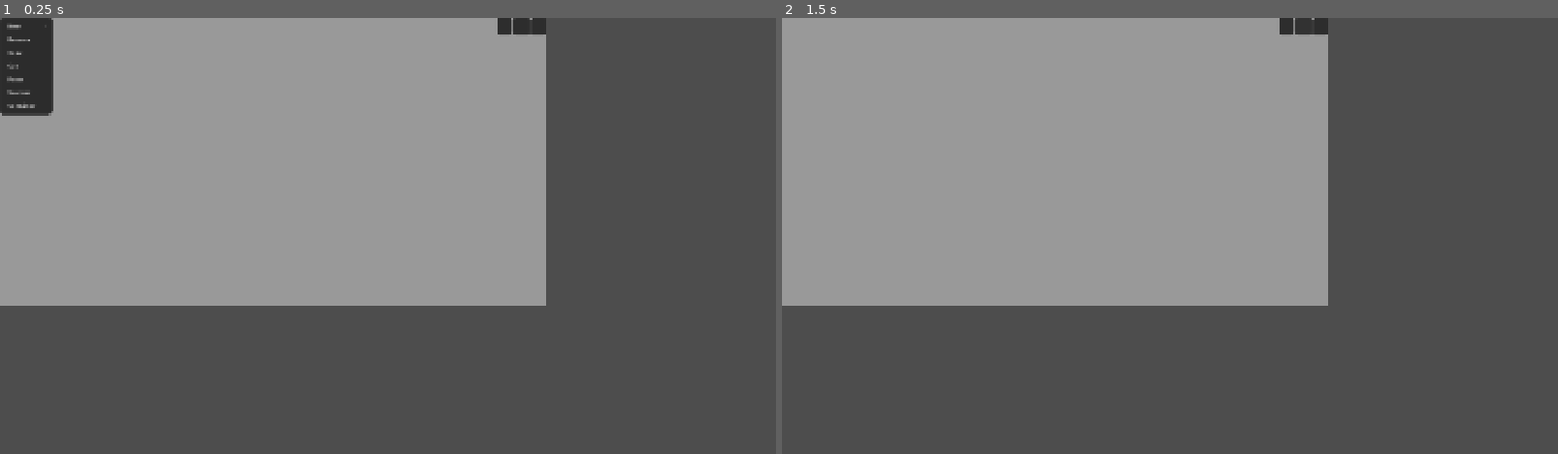
Above: before the commit, frames 1-2 (left to right).
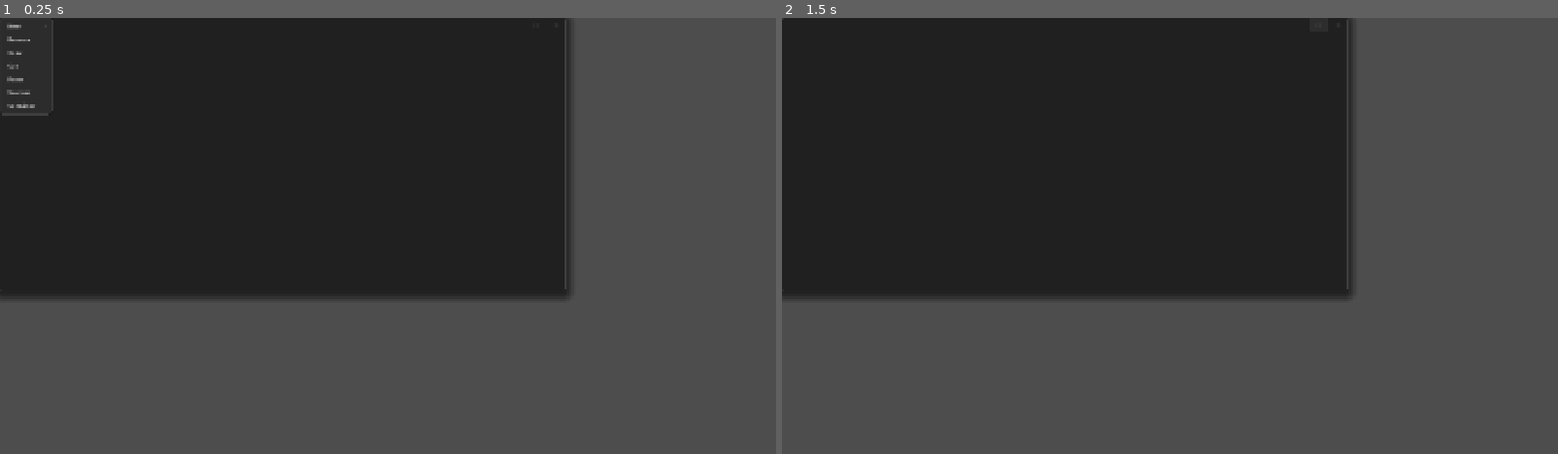
Above: after the commit, the same moments.

Repository: vividskiess/COS30031
Game: Godot game, scene res://Objects/Window.tscn
Same seed, same stepped clock (60 frames per second), same inputs: the game is played once before the commit and once after it. This scene is started directly instead of the project's main scene.
Inputs (mouse positions are in pixels of both pictures, inside the frame that each line leads up to; where the layout moved, square brackets give the same spot in the first picture):
- Up to frame 1 (0.25 s): no input
- Up to frame 2 (1.5 s): click (1294, 26) [1286, 26] at 0.5 s; click (1317, 26) [1301, 26] at 1.25 s

The runs differ from the first frame. In frame 1, 47% of the frame differs, in the area x 0-74%, y 0-66%; in frame 2, 48%.

Commit message:
Add Windows 11 window frame, caption buttons and icons

Diff:
--- a/Objects/Desktop_Manger.tscn
+++ b/Objects/Desktop_Manger.tscn
@@ -4,6 +4,7 @@
 [ext_resource type="Script" uid="uid://qyt5ctwjqe6u" path="res://Script/Window.gd" id="2_vosj3"]
 [ext_resource type="PackedScene" uid="uid://42lqgwhgm883" path="res://Objects/Desktop_Icon.tscn" id="3_ds4ad"]
 [ext_resource type="PackedScene" uid="uid://b6a2wm3d51h2f" path="res://Objects/Folder_content.tscn" id="4_ukg44"]
+[ext_resource type="Texture2D" uid="uid://d2itjyya3bvco" path="res://UI/Assets/Icons/start.svg" id="5_start"]
 
 [sub_resource type="StyleBoxFlat" id="StyleBoxFlat_xrivr"]
 
@@ -65,7 +66,9 @@
 layout_mode = 2
 offset_transform_enabled = true
 offset_transform_position = Vector2(50, 0)
-text = "Start"
+theme_type_variation = &"StartButton"
+icon = ExtResource("5_start")
+icon_alignment = 1
 
 [node name="Time" type="Panel" parent="Taskbar/Panel/TaskbarGrid" unique_id=1971144544]
 custom_minimum_size = Vector2(124, 64)
--- a/Objects/Folder_content.tscn
+++ b/Objects/Folder_content.tscn
@@ -2,6 +2,8 @@
 
 [ext_resource type="Script" uid="uid://2uckp6ik2hs8" path="res://Script/Folder_content.gd" id="1_5ksw5"]
 [ext_resource type="PackedScene" uid="uid://42lqgwhgm883" path="res://Objects/Desktop_Icon.tscn" id="2_s05o6"]
+[ext_resource type="Texture2D" uid="uid://7m881xdjgx2s" path="res://UI/Assets/Icons/back.svg" id="3_back"]
+[ext_resource type="Texture2D" uid="uid://cf7wo2ccsrowq" path="res://UI/Assets/Icons/forward.svg" id="4_fwd"]
 
 [node name="Folder_Content" type="Control" unique_id=335897603]
 layout_mode = 3
@@ -32,9 +34,15 @@
 layout_mode = 0
 offset_right = 40.0
 offset_bottom = 35.0
+theme_type_variation = &"TaskbarButton"
+icon = ExtResource("3_back")
+icon_alignment = 1
 
 [node name="Forward" type="Button" parent="." unique_id=576998076]
 layout_mode = 0
 offset_left = 53.0
 offset_right = 93.0
 offset_bottom = 35.0
+theme_type_variation = &"TaskbarButton"
+icon = ExtResource("4_fwd")
+icon_alignment = 1
--- a/Objects/Window.tscn
+++ b/Objects/Window.tscn
@@ -1,8 +1,9 @@
 [gd_scene format=3 uid="uid://bpi1b8h274k1n"]
 
 [ext_resource type="Script" uid="uid://qyt5ctwjqe6u" path="res://Script/Window.gd" id="1_mw4t3"]
-
-[sub_resource type="StyleBoxFlat" id="StyleBoxFlat_xrivr"]
+[ext_resource type="Texture2D" uid="uid://bnttk5jjmw5ei" path="res://UI/Assets/Icons/minimize.svg" id="2_min"]
+[ext_resource type="Texture2D" uid="uid://bgf0q8ljvwqj" path="res://UI/Assets/Icons/maximize.svg" id="3_max"]
+[ext_resource type="Texture2D" uid="uid://cruqjoyn1qwje" path="res://UI/Assets/Icons/close.svg" id="4_close"]
 
 [node name="Window" type="PanelContainer" unique_id=1218465060]
 custom_minimum_size = Vector2(400, 250)
@@ -12,10 +13,9 @@
 anchor_bottom = 0.14986025
 offset_right = 873.0
 offset_bottom = 516.0
-scale = Vector2(0.9657284, 1.0520145)
 size_flags_horizontal = 0
 size_flags_vertical = 4
-theme_override_styles/panel = SubResource("StyleBoxFlat_xrivr")
+theme_type_variation = &"WindowFrame"
 script = ExtResource("1_mw4t3")
 metadata/_edit_use_anchors_ = true
 
@@ -31,31 +31,40 @@
 [node name="Label" type="Label" parent="VBoxContainer/Title" unique_id=321968210]
 layout_mode = 2
 size_flags_horizontal = 3
-theme_override_font_sizes/font_size = 35
+theme_type_variation = &"WindowTitleLabel"
 
 [node name="Minimize" type="Button" parent="VBoxContainer/Title" unique_id=1186658531]
-custom_minimum_size = Vector2(40, 40)
+custom_minimum_size = Vector2(46, 32)
 layout_mode = 2
 size_flags_horizontal = 8
 size_flags_vertical = 0
 size_flags_stretch_ratio = 0.0
 offset_transform_position = Vector2(800, 0)
+theme_type_variation = &"CaptionButton"
+icon = ExtResource("2_min")
+icon_alignment = 1
 
 [node name="Resize" type="Button" parent="VBoxContainer/Title" unique_id=415544912]
-custom_minimum_size = Vector2(40, 40)
+custom_minimum_size = Vector2(46, 32)
 layout_mode = 2
 size_flags_horizontal = 8
 size_flags_vertical = 0
 size_flags_stretch_ratio = 0.0
 offset_transform_position = Vector2(800, 0)
+theme_type_variation = &"CaptionButton"
+icon = ExtResource("3_max")
+icon_alignment = 1
 
 [node name="Close" type="Button" parent="VBoxContainer/Title" unique_id=1852842317]
-custom_minimum_size = Vector2(40, 40)
+custom_minimum_size = Vector2(46, 32)
 layout_mode = 2
 size_flags_horizontal = 8
 size_flags_vertical = 0
 size_flags_stretch_ratio = 0.0
 offset_transform_position = Vector2(800, 0)
+theme_type_variation = &"CloseButton"
+icon = ExtResource("4_close")
+icon_alignment = 1
 
 [node name="MarginContainer" type="MarginContainer" parent="VBoxContainer" unique_id=116529276]
 layout_mode = 2
--- /dev/null
+++ b/UI/Assets/Icons/back.svg
@@ -0,0 +1,3 @@
+<svg width="20" height="20" viewBox="0 0 20 20" fill="none" xmlns="http://www.w3.org/2000/svg">
+<path d="M9.15898 16.8666C9.36292 17.0528 9.67918 17.0384 9.86536 16.8345C10.0515 16.6305 10.0371 16.3143 9.8332 16.1281L3.66535 10.4974H17.4961C17.7722 10.4974 17.9961 10.2735 17.9961 9.99736C17.9961 9.72122 17.7722 9.49736 17.4961 9.49736H3.66824L9.8332 3.86927C10.0371 3.68309 10.0515 3.36684 9.86536 3.16289C9.67918 2.95895 9.36292 2.94456 9.15898 3.13074L2.24263 9.44478C2.10268 9.57254 2.02285 9.74008 2.00314 9.91323C1.99851 9.94058 1.99609 9.96869 1.99609 9.99736C1.99609 10.0242 1.99821 10.0506 2.00229 10.0763C2.02047 10.2522 2.10058 10.4229 2.24263 10.5526L9.15898 16.8666Z" fill="#FFFFFF"/>
+</svg>
--- /dev/null
+++ b/UI/Assets/Icons/close.svg
@@ -0,0 +1,3 @@
+<svg width="20" height="20" viewBox="0 0 20 20" fill="none" xmlns="http://www.w3.org/2000/svg">
+<path d="M4.08859 4.21569L4.14645 4.14645C4.32001 3.97288 4.58944 3.9536 4.78431 4.08859L4.85355 4.14645L10 9.293L15.1464 4.14645C15.32 3.97288 15.5894 3.9536 15.7843 4.08859L15.8536 4.14645C16.0271 4.32001 16.0464 4.58944 15.9114 4.78431L15.8536 4.85355L10.707 10L15.8536 15.1464C16.0271 15.32 16.0464 15.5894 15.9114 15.7843L15.8536 15.8536C15.68 16.0271 15.4106 16.0464 15.2157 15.9114L15.1464 15.8536L10 10.707L4.85355 15.8536C4.67999 16.0271 4.41056 16.0464 4.21569 15.9114L4.14645 15.8536C3.97288 15.68 3.9536 15.4106 4.08859 15.2157L4.14645 15.1464L9.293 10L4.14645 4.85355C3.97288 4.67999 3.9536 4.41056 4.08859 4.21569L4.14645 4.14645L4.08859 4.21569Z" fill="#FFFFFF"/>
+</svg>
--- /dev/null
+++ b/UI/Assets/Icons/forward.svg
@@ -0,0 +1,3 @@
+<svg width="20" height="20" viewBox="0 0 20 20" fill="none" xmlns="http://www.w3.org/2000/svg">
+<path d="M10.8371 3.13074C10.6332 2.94456 10.3169 2.95895 10.1307 3.16289C9.94456 3.36683 9.95895 3.68309 10.1629 3.86927L16.3307 9.5H2.5C2.22386 9.5 2 9.72386 2 10C2 10.2761 2.22386 10.5 2.5 10.5H16.3279L10.1629 16.1281C9.95895 16.3143 9.94456 16.6305 10.1307 16.8345C10.3169 17.0384 10.6332 17.0528 10.8371 16.8666L17.7535 10.5526C17.8934 10.4248 17.9732 10.2573 17.993 10.0841C17.9976 10.0568 18 10.0287 18 10C18 9.97313 17.9979 9.94675 17.9938 9.92103C17.9756 9.74512 17.8955 9.57446 17.7535 9.44478L10.8371 3.13074Z" fill="#FFFFFF"/>
+</svg>
--- /dev/null
+++ b/UI/Assets/Icons/maximize.svg
@@ -0,0 +1,3 @@
+<svg width="20" height="20" viewBox="0 0 20 20" fill="none" xmlns="http://www.w3.org/2000/svg">
+<path d="M3 5C3 3.89543 3.89543 3 5 3H15C16.1046 3 17 3.89543 17 5V15C17 16.1046 16.1046 17 15 17H5C3.89543 17 3 16.1046 3 15V5ZM5 4C4.44772 4 4 4.44772 4 5V15C4 15.5523 4.44772 16 5 16H15C15.5523 16 16 15.5523 16 15V5C16 4.44772 15.5523 4 15 4H5Z" fill="#FFFFFF"/>
+</svg>
--- /dev/null
+++ b/UI/Assets/Icons/minimize.svg
@@ -0,0 +1,3 @@
+<svg width="20" height="20" viewBox="0 0 20 20" fill="none" xmlns="http://www.w3.org/2000/svg">
+<path d="M3 10C3 9.72386 3.22386 9.5 3.5 9.5H16.5C16.7761 9.5 17 9.72386 17 10C17 10.2761 16.7761 10.5 16.5 10.5H3.5C3.22386 10.5 3 10.2761 3 10Z" fill="#FFFFFF"/>
+</svg>
--- /dev/null
+++ b/UI/Assets/Icons/start.svg
@@ -0,0 +1,3 @@
+<svg width="20" height="20" viewBox="0 0 20 20" fill="none" xmlns="http://www.w3.org/2000/svg">
+<path d="M7.5 11C8.32843 11 9 11.6716 9 12.5V16.5C9 17.3284 8.32843 18 7.5 18H3.5C2.67157 18 2 17.3284 2 16.5V12.5C2 11.6716 2.67157 11 3.5 11H7.5ZM16.5 11C17.3284 11 18 11.6716 18 12.5V16.5C18 17.3284 17.3284 18 16.5 18H12.5C11.6716 18 11 17.3284 11 16.5V12.5C11 11.6716 11.6716 11 12.5 11H16.5ZM7.5 2C8.32843 2 9 2.67157 9 3.5V7.5C9 8.32843 8.32843 9 7.5 9H3.5C2.67157 9 2 8.32843 2 7.5V3.5C2 2.67157 2.67157 2 3.5 2H7.5ZM16.5 2C17.3284 2 18 2.67157 18 3.5V7.5C18 8.32843 17.3284 9 16.5 9H12.5C11.6716 9 11 8.32843 11 7.5V3.5C11 2.67157 11.6716 2 12.5 2H16.5Z" fill="#4CC2FF"/>
+</svg>
--- a/UI/Assets/win11_dark.tres
+++ b/UI/Assets/win11_dark.tres
@@ -161,6 +161,85 @@
 border_width_right = 1
 border_width_bottom = 1
 border_color = Color(0.24705882, 0.24705882, 0.24705882, 1)
+corner_radius_top_left = 4
+corner_radius_top_right = 4
+corner_radius_bottom_right = 4
+corner_radius_bottom_left = 4
+
+[sub_resource type="StyleBoxFlat" id="StyleBoxFlat_wfrm1"]
+content_margin_left = 1.0
+content_margin_top = 1.0
+content_margin_right = 1.0
+content_margin_bottom = 1.0
+bg_color = Color(0.1254902, 0.1254902, 0.1254902, 1)
+border_width_left = 1
+border_width_top = 1
+border_width_right = 1
+border_width_bottom = 1
+border_color = Color(0.24705882, 0.24705882, 0.24705882, 1)
+corner_radius_top_left = 8
+corner_radius_top_right = 8
+corner_radius_bottom_right = 8
+corner_radius_bottom_left = 8
+shadow_color = Color(0, 0, 0, 0.55)
+shadow_size = 24
+shadow_offset = Vector2(0, 6)
+
+[sub_resource type="StyleBoxEmpty" id="StyleBoxEmpty_capnm"]
+
+[sub_resource type="StyleBoxEmpty" id="StyleBoxEmpty_capfc"]
+
+[sub_resource type="StyleBoxFlat" id="StyleBoxFlat_caphv"]
+content_margin_left = 0.0
+content_margin_top = 0.0
+content_margin_right = 0.0
+content_margin_bottom = 0.0
+bg_color = Color(1, 1, 1, 0.06)
+
+[sub_resource type="StyleBoxFlat" id="StyleBoxFlat_cappr"]
+content_margin_left = 0.0
+content_margin_top = 0.0
+content_margin_right = 0.0
+content_margin_bottom = 0.0
+bg_color = Color(1, 1, 1, 0.04)
+
+[sub_resource type="StyleBoxFlat" id="StyleBoxFlat_clshv"]
+content_margin_left = 0.0
+content_margin_top = 0.0
+content_margin_right = 0.0
+content_margin_bottom = 0.0
+bg_color = Color(0.76862746, 0.16862746, 0.10980392, 1)
+corner_radius_top_right = 7
+
+[sub_resource type="StyleBoxFlat" id="StyleBoxFlat_clspr"]
+content_margin_left = 0.0
+content_margin_top = 0.0
+content_margin_right = 0.0
+content_margin_bottom = 0.0
+bg_color = Color(0.78431374, 0.2509804, 0.19215687, 1)
+corner_radius_top_right = 7
+
+[sub_resource type="StyleBoxEmpty" id="StyleBoxEmpty_tbnrm"]
+
+[sub_resource type="StyleBoxEmpty" id="StyleBoxEmpty_tbfoc"]
+
+[sub_resource type="StyleBoxFlat" id="StyleBoxFlat_tbhov"]
+content_margin_left = 0.0
+content_margin_top = 0.0
+content_margin_right = 0.0
+content_margin_bottom = 0.0
+bg_color = Color(1, 1, 1, 0.06)
+corner_radius_top_left = 4
+corner_radius_top_right = 4
+corner_radius_bottom_right = 4
+corner_radius_bottom_left = 4
+
+[sub_resource type="StyleBoxFlat" id="StyleBoxFlat_tbprs"]
+content_margin_left = 0.0
+content_margin_top = 0.0
+content_margin_right = 0.0
+content_margin_bottom = 0.0
+bg_color = Color(1, 1, 1, 0.04)
 corner_radius_top_left = 4
 corner_radius_top_right = 4
 corner_radius_bottom_right = 4
@@ -183,6 +262,18 @@
 Button/styles/hover_pressed = SubResource("StyleBoxFlat_emg06")
 Button/styles/normal = SubResource("StyleBoxFlat_xs18g")
 Button/styles/pressed = SubResource("StyleBoxFlat_emg06")
+CaptionButton/base_type = &"Button"
+CaptionButton/styles/disabled = SubResource("StyleBoxEmpty_capnm")
+CaptionButton/styles/focus = SubResource("StyleBoxEmpty_capfc")
+CaptionButton/styles/hover = SubResource("StyleBoxFlat_caphv")
+CaptionButton/styles/hover_pressed = SubResource("StyleBoxFlat_cappr")
+CaptionButton/styles/normal = SubResource("StyleBoxEmpty_capnm")
+CaptionButton/styles/pressed = SubResource("StyleBoxFlat_cappr")
+CloseButton/base_type = &"CaptionButton"
+CloseButton/colors/icon_hover_color = Color(1, 1, 1, 1)
+CloseButton/styles/hover = SubResource("StyleBoxFlat_clshv")
+CloseButton/styles/hover_pressed = SubResource("StyleBoxFlat_clspr")
+CloseButton/styles/pressed = SubResource("StyleBoxFlat_clspr")
 HScrollBar/styles/grabber = SubResource("StyleBoxFlat_grbnm")
 HScrollBar/styles/grabber_highlight = SubResource("StyleBoxFlat_grbhl")
 HScrollBar/styles/grabber_pressed = SubResource("StyleBoxFlat_grbpr")
@@ -205,9 +296,22 @@
 PopupMenu/font_sizes/font_size = 14
 PopupMenu/styles/hover = SubResource("StyleBoxFlat_pmhov")
 PopupMenu/styles/panel = SubResource("StyleBoxFlat_pmpnl")
+StartButton/base_type = &"TaskbarButton"
+StartButton/constants/icon_max_width = 24
+TaskbarButton/base_type = &"Button"
+TaskbarButton/styles/disabled = SubResource("StyleBoxEmpty_tbnrm")
+TaskbarButton/styles/focus = SubResource("StyleBoxEmpty_tbfoc")
+TaskbarButton/styles/hover = SubResource("StyleBoxFlat_tbhov")
+TaskbarButton/styles/hover_pressed = SubResource("StyleBoxFlat_tbprs")
+TaskbarButton/styles/normal = SubResource("StyleBoxEmpty_tbnrm")
+TaskbarButton/styles/pressed = SubResource("StyleBoxFlat_tbprs")
 TooltipLabel/colors/font_color = Color(1, 1, 1, 1)
 TooltipPanel/styles/panel = SubResource("StyleBoxFlat_ttpnl")
 VScrollBar/styles/grabber = SubResource("StyleBoxFlat_grbnm")
 VScrollBar/styles/grabber_highlight = SubResource("StyleBoxFlat_grbhl")
 VScrollBar/styles/grabber_pressed = SubResource("StyleBoxFlat_grbpr")
 VScrollBar/styles/scroll = SubResource("StyleBoxEmpty_vscrl")
+WindowFrame/base_type = &"PanelContainer"
+WindowFrame/styles/panel = SubResource("StyleBoxFlat_wfrm1")
+WindowTitleLabel/base_type = &"Label"
+WindowTitleLabel/font_sizes/font_size = 12
--- a/UI/Scripts/ThemeManager.gd
+++ /dev/null
@@ -1,11 +0,0 @@
-extends Node
-
-
-# Called when the node enters the scene tree for the first time.
-func _ready() -> void:
-	pass # Replace with function body.
-
-
-# Called every frame. 'delta' is the elapsed time since the previous frame.
-func _process(delta: float) -> void:
-	pass
Not shown, added: UI/Assets/Icons/back.svg.import
Not shown, added: UI/Assets/Icons/close.svg.import
Not shown, added: UI/Assets/Icons/forward.svg.import
Not shown, added: UI/Assets/Icons/maximize.svg.import
Not shown, added: UI/Assets/Icons/minimize.svg.import
Not shown, added: UI/Assets/Icons/start.svg.import
Not shown, removed: UI/Scripts/ThemeManager.gd.uid
